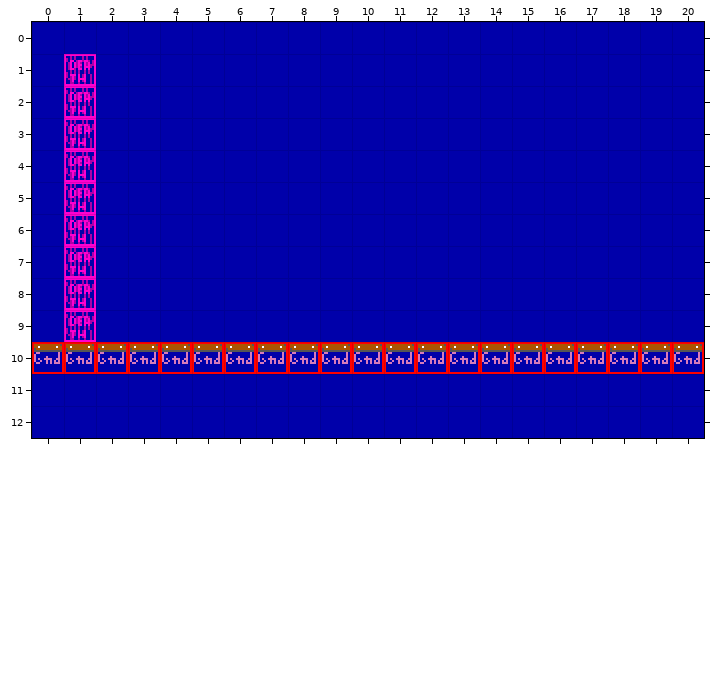
A Tiled map gets an edit: levels/0E03.tmx. That is the earlier state.
Cells are 16x16 px. Shown: x 0..20, y 0..12.
After:
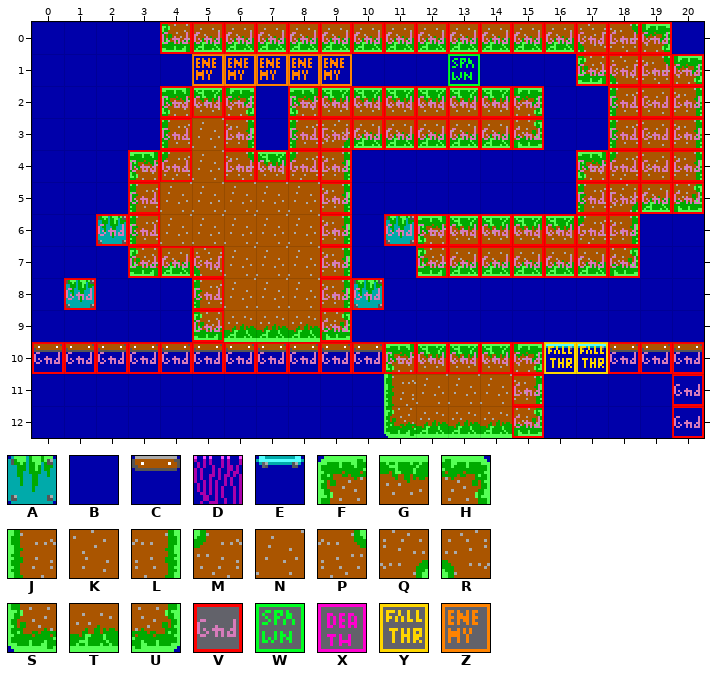
Key: from "Tileset": A 41, B 44, C 45, D 61, E 64, F 81, G 82, H 83, J 101, K 102, L 103, M 121, N 122, P 123, Q 161, R 162, S 181, T 182, U 183; from "obj_layer": V 1, W 2, X 3, Y 4, Z 5.
_ is an empty cell.
Changes in this commit:
Layer "bg":
The edit turns tile B into tile A in row 6 at x 2 and 11; in row 8 at x 10.
The edit turns tile D into tile A in row 8 at x 1.
The edit turns tile D into tile B in rows 1 to 7 at x 1; in row 9 at x 1.
The edit turns tile C into tile E in row 10 at x 16 to 17.
The edit turns tile B into tile F in row 2 at x 4 and 8; in row 4 at x 3 and 17; in row 6 at x 12.
The edit turns tile C into tile F in row 10 at x 11.
The edit turns tile B into tile G in row 2 at x 5 and 9 to 14; in row 4 at x 7; in row 6 at x 13 to 16.
The edit turns tile C into tile G in row 10 at x 12 to 14.
The edit turns tile B into tile H in row 0 at x 19; in row 1 at x 20; in row 2 at x 6 and 15.
The edit turns tile C into tile H in row 10 at x 15.
The edit turns tile B into tile J in row 2 at x 18; in row 3 at x 4, 8 and 18; in row 5 at x 3 and 17; in row 6 at x 3; in row 8 at x 5; in row 11 at x 11.
The edit turns tile B into tile K in rows 2 to 4 at x 19.
The edit turns tile B into tile L in row 2 at x 20; in row 3 at x 6 and 20; in row 4 at x 9 and 20; in row 5 at x 9; in row 6 at x 9 and 18; in rows 7 to 8 at x 9.
The edit turns tile B into tile L in row 11 at x 15.
The edit turns tile B into tile M in row 4 at x 4, 8 and 18; in row 6 at x 17.
The edit turns tile B into tile N in rows 3 to 4 at x 5; in rows 5 to 6 at x 4 to 8; in rows 7 to 8 at x 6 to 8; in row 11 at x 12 to 14.
The edit turns tile B into tile P in row 0 at x 18; in row 1 at x 19; in row 4 at x 6.
The edit turns tile B into tile Q in row 3 at x 9; in row 5 at x 18.
The edit turns tile B into tile R in row 0 at x 17; in row 1 at x 18; in row 7 at x 5.
The edit turns tile B into tile S in row 0 at x 4; in row 1 at x 17; in row 7 at x 3 and 12; in row 9 at x 5; in row 12 at x 11.
The edit turns tile B into tile T in row 0 at x 5 to 16; in row 3 at x 10 to 14; in row 5 at x 19; in row 7 at x 4 and 13 to 17; in row 9 at x 6 to 8; in row 12 at x 12 to 14.
The edit turns tile B into tile U in row 3 at x 15; in row 5 at x 20; in row 7 at x 18; in row 9 at x 9; in row 12 at x 15.
Layer "col":
The edit turns tile X into tile V in row 8 at x 1.
There is now tile V in row 0 at x 4 to 19; in row 1 at x 17 to 20; in row 2 at x 4 to 6, 8 to 15 and 18 to 20; in row 3 at x 4, 6, 8 to 15 and 18 to 20; in row 4 at x 3 to 4, 6 to 9 and 17 to 20; in row 5 at x 3, 9 and 17 to 20.
There is now tile V in row 6 at x 2 to 3, 9 and 11 to 18; in row 7 at x 3 to 5, 9 and 12 to 18; in row 8 at x 5 and 9 to 10; in row 9 at x 5 and 9; in rows 11 to 12 at x 15 and 20.
There is now tile W in row 1 at x 13.
The edit turns tile V into tile Y in row 10 at x 16 to 17.
There is now tile Z in row 1 at x 5 to 9.
Tile X is gone in rows 1 to 7 at x 1; in row 9 at x 1.
